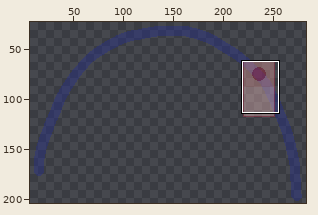
Edited in one commit: pixel-art file (animations-dev/dev-gif/jump-gif-creator.aseprite). The picture above shows the old version from afar; the outline marks the close-up.
Close-up. Before the edit:
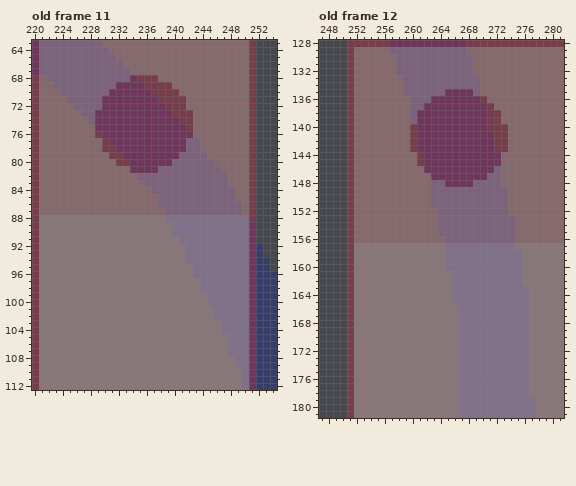
283x204 pixels, 12 frames. Shown: old frame 11: x 220..254, y 63..112; old frame 12: x 247..281, y 128..181. The wide view leaves out empty margins. The commit also changed other frames or places, which this record leaves out.
The same view after the edit:
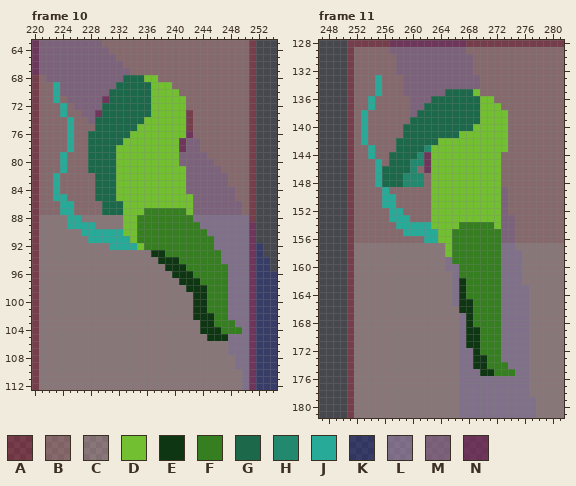
Palette (. is transparent): A #c12c4663  B #e89d9a63  C #f0bebe63  D #73bf32  E #0e3613  F #357f21  G #1b684a  H #22886e  J #27aa97  K #232c9263  L #a287ada0  M #9d7297a0  N #852c63a0
A new or re-ordered frame is compared with the old frame closest to it.
Difference:
frames re-ordered
Changed rows in their new state; - is an unchanged pixel.
Frame 10 against old frame 11:
first column x 223:
 68 ----------GGGDD------------
 69 J--------GGGGGDDD----------
 70 J-------GGGGGGDDDD---------
 71 J-------GGGGGGDDDDD--------
 72 -J-----GGGGGGGDDDDD--------
 73 -J-----GGGGGGGDDDDD--------
 74 --J---GGGGGGGDDDDDD--------
 75 --J---GGGGGGDDDDDDD--------
 76 --J--GGGGGGDDDDDDDD--------
 77 --J--GGGGGDDDDDDDD---------
 78 --J--GGGGDDDDDDDDD---------
 79 -J---GGGGDDDDDDDDD---------
 80 -J---GGGGDDDDDDDDD---------
 81 -J---GGGGDDDDDDDDDD--------
 82 J-----GGGDDDDDDDDDD--------
 83 J-----GGGDDDDDDDDDD--------
 84 J-----GGGDDDDDDDDDD--------
 85 JJ----GGGDDDDDDDDDDD-------
 86 -JJ----GGGDDDDDDDDDD-------
 87 -JJ----GGGDDDFFFFFFD-------
 88 --JJ------DDFFFFFFFF-------
 89 --JJJJ----DDFFFFFFFFF------
 90 ----JJJJJJDDFFFFFFFFFF-----
 91 -----JJJJJJDFFFFFFFFFFF----
 92 --------JJJJDFFFFFFFFFF----
 93 --------------EEFFFFFFFF---
 94 ---------------EEEFFFFFF---
 95 ----------------EEEFFFFFF--
 96 -----------------EEEFFFFF--
 97 ------------------EEEFFFF--
 98 -------------------EEEFFF--
 99 --------------------EEFFF--
100 --------------------EEFFF--
101 --------------------EEFFF--
102 --------------------EEEFF--
103 ---------------------EEFFF-
104 ---------------------EEEFFF
105 ----------------------EEE--
Frame 11 against old frame 12:
first column x 253:
133 --J-------------------
134 --J-------------------
135 --J---------GGGGD-----
136 -J--------GGGGGGGDD---
137 -J-------GGGGGGGGDDD--
138 J-------GGGGGGGGGDDDD-
139 J------GGGGGGGGGGDDDD-
140 J-----GGGGGGGGGGDDDDD-
141 J-----GGGGGGGGDDDDDDD-
142 J----GGGGGGDDDDDDDDDD-
143 -J---GGGGHDDDDDDDDDDD-
144 -J--GGGGH-DDDDDDDDDD--
145 --J-GGGHH-DDDDDDDDDD--
146 --JGGGGH--DDDDDDDDDD--
147 --JGGGHHH-DDDDDDDDDD--
148 --JGGGHHH-DDDDDDDDDD--
149 ---J------DDDDDDDDDD--
150 ---JJ-----DDDDDDDDDD--
151 ---JJ-----DDDDDDDDDD--
152 ----JJ----DDDDDDDDDD--
153 ----JJJ---DDDDDDDDDD--
154 -----JJJJJDDDDFFFFFD--
155 ------JJJJJDDFFFFFFF--
156 ---------JJDDFFFFFFF--
157 ------------DFFFFFFF--
158 ------------DFFFFFFF--
159 -------------FFFFFFF--
160 --------------FFFFFF--
161 --------------FFFFFF--
162 --------------EFFFFF--
163 --------------EFFFFF--
164 --------------EFFFFF--
165 --------------EEFFFF--
166 --------------EEFFFF--
167 ---------------EFFFF--
168 ---------------EFFFF--
169 ---------------EEFFF--
170 ---------------EEFFF--
171 ---------------EEFFF--
172 ----------------EFFF--
173 ----------------EEFF--
174 ----------------EEFFF-
175 -----------------EEFFF
